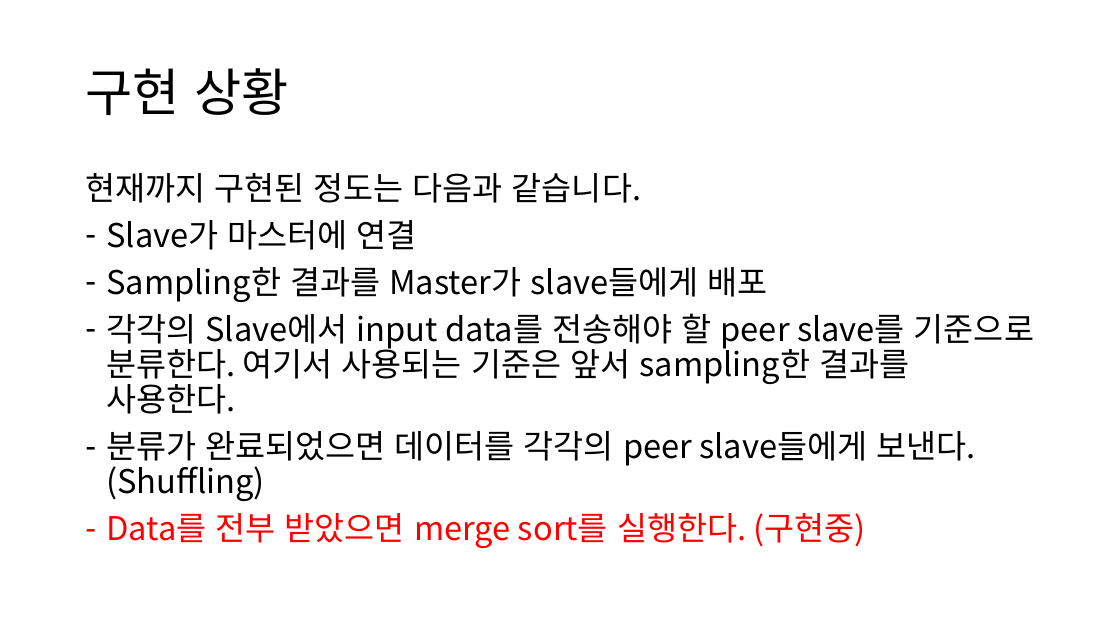
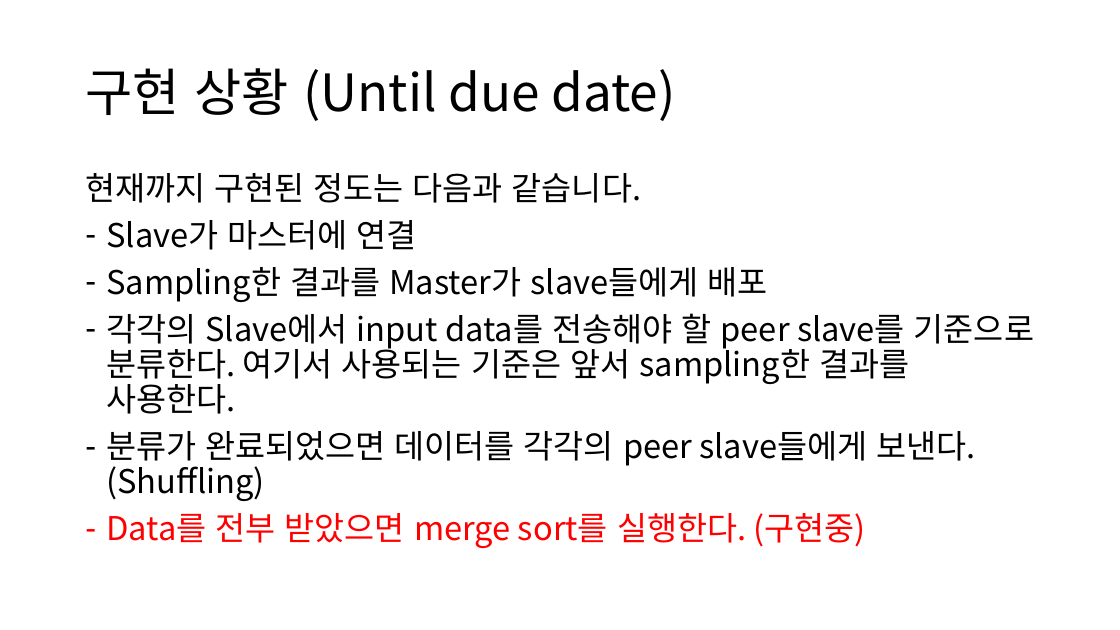
Before and after one commit to GNUp/cs434-doc, a slide deck: slide 55 of project-final.pptx (slide 36 before the commit). Drawn at 1120x630 pixels with LibreOffice and Linux fonts; fonts in the diff are those of the drawing. Boxes give left, top, right and bottom in pixels: in the first picture for what was removed or moved away, otherwise in the second. Text is boxed around its words. In the diff, an @@ line names an element or a change of style, - is before the commit and + after.

```diff
--- a/project-final.pptx
+++ b/project-final.pptx
@@ title at <box>85,68,675,121</box>: text changed @@
-구현 상황
+구현 상황 (Until due date)
```
Also in this commit, not shown: 11 other slides changed, 20 slides added, 4 slides removed, 1 other file.
